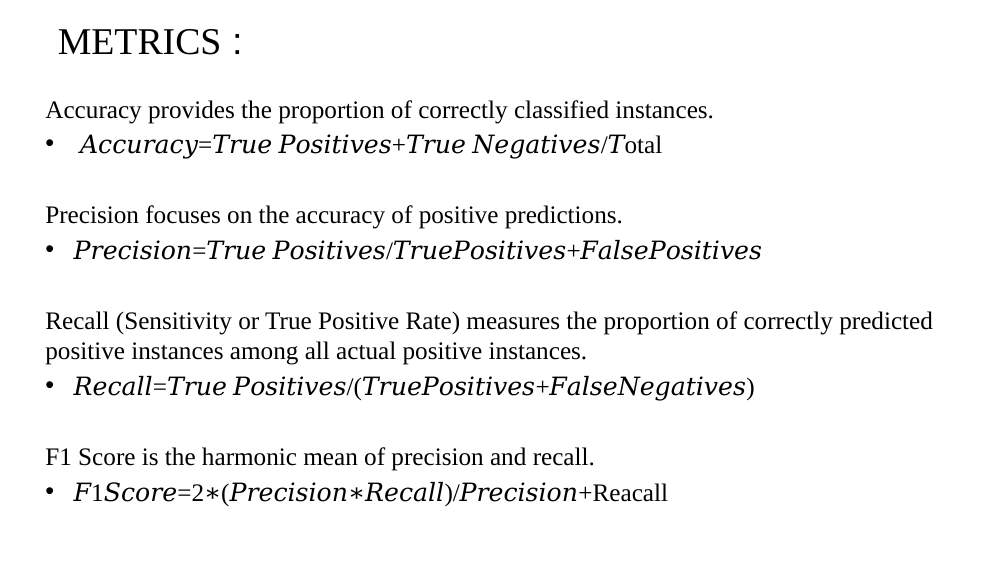
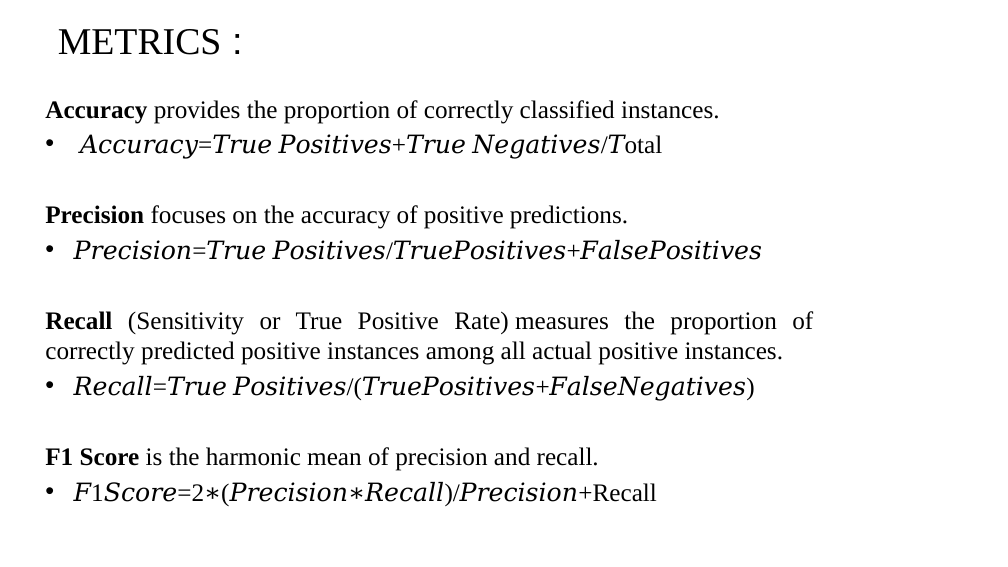
Before and after one commit to jes1326/Jeswanth_Puducherry_Tecnological_University, a slide deck: slide 20 of coappsinternship.pptx. Drawn at 1008x567 pixels with LibreOffice and Linux fonts; fonts in the diff are those of the drawing; background and template pictures are left out. Boxes give left, top, right and bottom in pixels: in the first picture for what was removed or moved away, otherwise in the second. Text is boxed around its words. In the diff, an @@ line names an element or a change of style, - is before the commit and + after.

```diff
--- a/coappsinternship.pptx
+++ b/coappsinternship.pptx
@@ text at [45,100,813,471]: bold on in "Accuracy", "Precision", "Recall", "F1 Score"; alignment left to justified @@
@@ text at [177,482,656,502]: text changed @@
-• 𝐹1𝑆𝑐𝑜𝑟𝑒=2∗(𝑃𝑟𝑒𝑐𝑖𝑠𝑖𝑜𝑛∗𝑅𝑒𝑐𝑎𝑙𝑙)/𝑃𝑟𝑒𝑐𝑖𝑠𝑖𝑜𝑛+Reacall
+• 𝐹1𝑆𝑐𝑜𝑟𝑒=2∗(𝑃𝑟𝑒𝑐𝑖𝑠𝑖𝑜𝑛∗𝑅𝑒𝑐𝑎𝑙𝑙)/𝑃𝑟𝑒𝑐𝑖𝑠𝑖𝑜𝑛+Recall
```
Also in this commit, not shown: 17 other slides changed.
